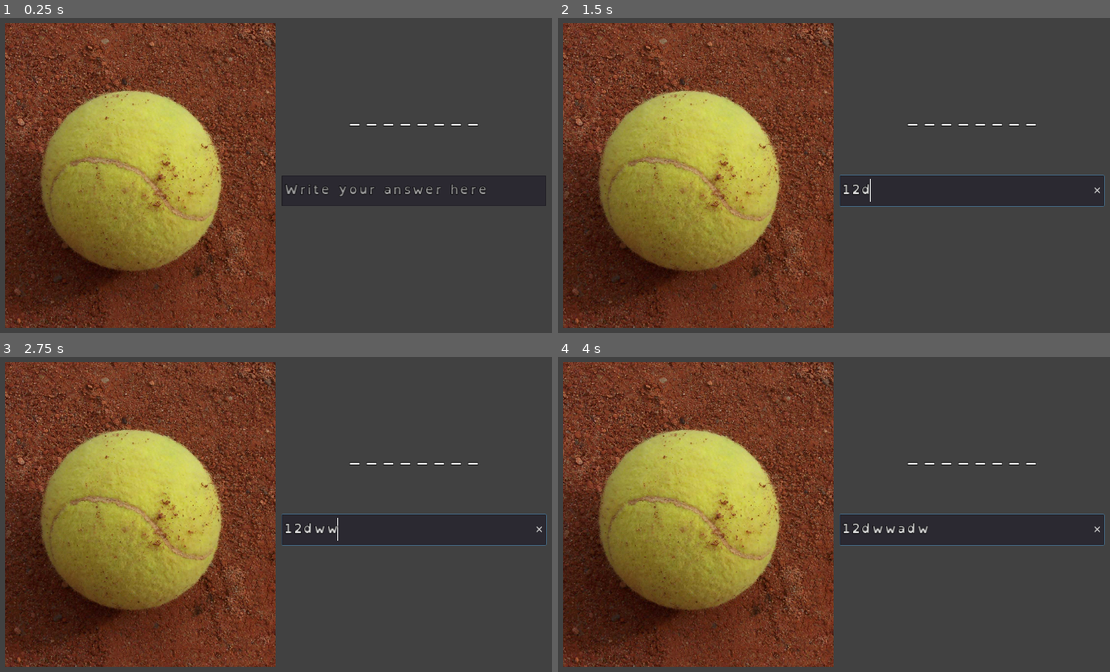
Above: before the commit, frames 1-4 (two rows, left to right).
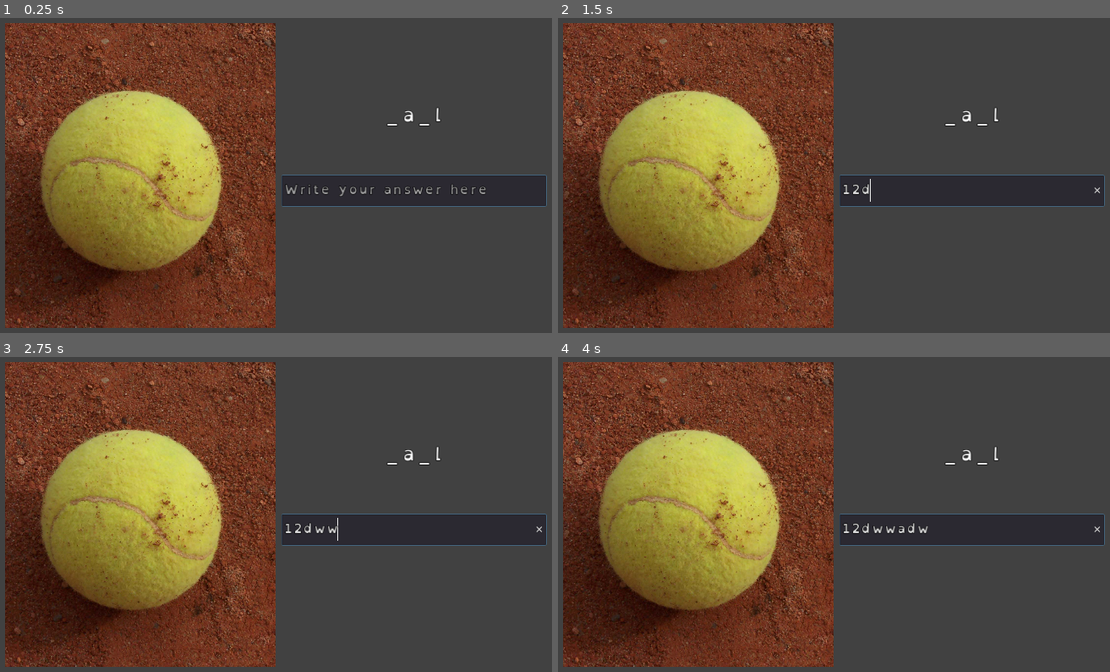
Above: after the commit, the same moments.

Repository: JCpac/LexiaQuest
Game: Godot game, scene res://UI/quizzes/quiz-write-prompt/Quiz-WritePrompt.tscn
The game is run twice, just before and just after one commit, with the same random seed, the same clock (stepped at 60 frames per second) and the same inputs. This scene is started directly instead of the project's main scene.
Inputs (mouse positions are in pixels of both pictures, inside the frame that each line leads up to):
- Up to frame 1 (0.25 s): no input
- Up to frame 2 (1.5 s): click (972, 191) at 0.52 s; type "12" at 0.6 s; tap Enter (ui_accept) at 1.25 s; move the mouse to (983, 156) at 1.27 s; hold D (move_right) from 1.28 s (still down); hold Enter (ui_accept) from 1.28 s (still down); click (983, 156) at 1.42 s
- Up to frame 3 (2.75 s): keep holding D (move_right); tap W (jump) at 1.52, 2.27 s; move the mouse to (138, 533) at 2.02 s; release Enter (ui_accept) at 2.03 s; tap Enter (ui_accept) at 2.1 s
- Up to frame 4 (4 s): tap Enter (ui_accept) at 2.75, 3.6 s; move the mouse to (900, 429) at 2.77 s; release D (move_right) at 2.78 s; hold A (move_left) 2.78-3.53 s; hold Enter (ui_accept) 2.78-3.53 s; move the mouse to (800, 590) at 3.52 s; hold D (move_right) from 3.53 s (still down); click (800, 590) at 3.67 s; tap W (jump) at 3.77 s

The runs differ from the first frame. In frame 1, 0.5% of the frame differs, in the area x 50-100%, y 28-60%; in frame 2, 0.2%; in frame 3, 0.2%; in frame 4, 0.2%.

Commit message:
Created script for Write Prompt quiz
Quiz has methods to setup the image and the displayed target word (with optional hint characters)
Quiz will grab focus to the `LineEdit` on `_ready()`
Added easy-to-use debug logic for when the quiz scene is played by itself

Diff:
--- /dev/null
+++ b/UI/quizzes/quiz-write-prompt/Quiz-WritePrompt.gd
@@ -0,0 +1,72 @@
+extends PanelContainer
+
+
+# PRELOADS & CONSTS
+
+# SIGNALS
+signal correct
+signal wrong
+
+# EXPORTS
+
+# VARS
+onready var targetImage: TextureRect = $QuizArea/PanelContainer/HSplitContainer/Image/TextureRect
+onready var targetLabel: Label = $QuizArea/PanelContainer/HSplitContainer/Control/Label
+onready var answerLine: LineEdit = $QuizArea/PanelContainer/HSplitContainer/Control/LineEdit
+var target: String
+
+func _ready():
+	_setFocus()
+
+	if OS.is_debug_build() and get_parent() == get_tree().root:
+		prepareQuiz("ball", 6)
+
+func _gui_input(event):
+	if event is InputEventKey:
+		if event.is_action_pressed("ui_accept"):
+			if _validateAnswer():
+				emit_signal("correct")
+
+				print_debug("Quiz Write Prompt was correct")
+			else:
+				emit_signal("wrong")
+
+				print_debug("Quiz Write Prompt was wrong")
+
+func prepareQuiz(targetWord: String, numOfHintChars: int) -> void:
+	self.target = targetWord
+
+	# Set target image
+	targetImage.texture = load("res://assets/Database/Images/%s.jpg" % targetWord)
+
+	# Restrict `numOfHintChars` and set target word display with random hint characters
+	var targetHalfLength: int = target.length() >> 1
+	if numOfHintChars < 0:
+		numOfHintChars = 0
+	elif numOfHintChars > targetHalfLength:
+		numOfHintChars = targetHalfLength
+	targetLabel.text = _generateTargetWithHintLetters(targetWord, numOfHintChars)
+
+func _generateTargetWithHintLetters(targetWord: String, numOfHintChars: int) -> String:
+	var shownTargetWord: String = "_".repeat(targetWord.length())
+	var chosenHintCharsIndexes: Array = []
+	var rng: RandomNumberGenerator = RandomNumberGenerator.new()
+	rng.randomize()
+
+	while chosenHintCharsIndexes.size() < numOfHintChars:
+		# Choose character index that hasn't been chosen yet
+		var charIndex: int = rng.randi_range(0, targetWord.length()-1)
+		while chosenHintCharsIndexes.has(charIndex):
+			charIndex = rng.randi_range(0, targetWord.length()-1)
+
+		# Display target word's character at the chosen index
+		shownTargetWord[charIndex] = targetWord[charIndex]
+		chosenHintCharsIndexes.append(charIndex)
+
+	return shownTargetWord
+
+func _setFocus() -> void:
+	answerLine.grab_focus()
+
+func _validateAnswer() -> bool:
+	return true
--- a/UI/quizzes/quiz-write-prompt/Quiz-WritePrompt.tscn
+++ b/UI/quizzes/quiz-write-prompt/Quiz-WritePrompt.tscn
@@ -1,13 +1,16 @@
-[gd_scene load_steps=3 format=2]
+[gd_scene load_steps=4 format=2]
 
 [ext_resource path="res://assets/Database/Images/ball.jpg" type="Texture" id=1]
 [ext_resource path="res://UI/quizzes/Quiz-Styles.tres" type="Theme" id=2]
+[ext_resource path="res://UI/quizzes/quiz-write-prompt/Quiz-WritePrompt.gd" type="Script" id=3]
 
 [node name="Quiz-WritePrompt" type="PanelContainer"]
 anchor_right = 1.0
 anchor_bottom = 1.0
 theme = ExtResource( 2 )
+script = ExtResource( 3 )
 __meta__ = {
+"_edit_lock_": true,
 "_edit_use_anchors_": false
 }
 
@@ -25,6 +28,7 @@
 anchor_right = 0.9
 anchor_bottom = 0.9
 __meta__ = {
+"_edit_lock_": true,
 "_edit_use_anchors_": false
 }
 
@@ -38,8 +42,7 @@
 margin_right = 512.0
 margin_bottom = 576.0
 __meta__ = {
-"_edit_group_": true,
-"_edit_lock_": true
+"_edit_group_": true
 }
 
 [node name="TextureRect" type="TextureRect" parent="QuizArea/PanelContainer/HSplitContainer/Image"]
@@ -56,6 +59,9 @@
 margin_left = 524.0
 margin_right = 1024.0
 margin_bottom = 576.0
+__meta__ = {
+"_edit_lock_": true
+}
 
 [node name="Label" type="Label" parent="QuizArea/PanelContainer/HSplitContainer/Control"]
 anchor_top = 0.2
@@ -65,6 +71,7 @@
 align = 1
 valign = 1
 __meta__ = {
+"_edit_lock_": true,
 "_edit_use_anchors_": false
 }
 
@@ -81,5 +88,6 @@
 placeholder_alpha = 0.7
 caret_blink = true
 __meta__ = {
+"_edit_lock_": true,
 "_edit_use_anchors_": false
 }
